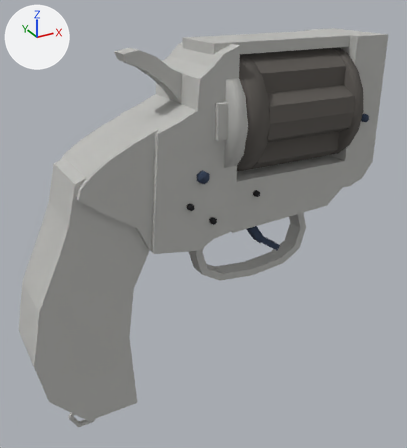
What one commit did to the FBX model POC2/Assets/Models/AssetFactory/firearms_parts_poc/colt_1878/colt_1878_base.fbx.
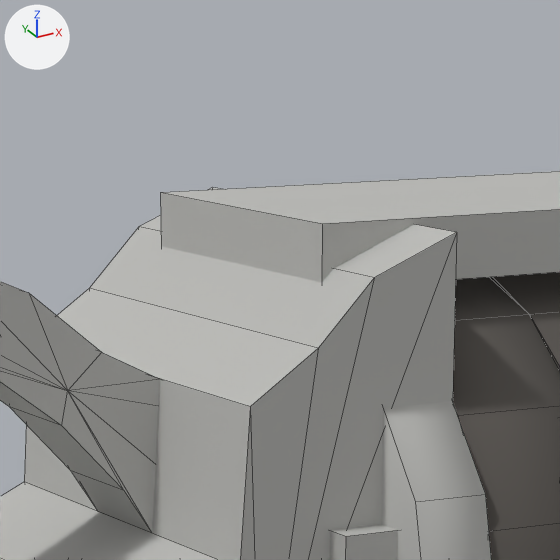
Each version appears first whole from a 50 mm lens placed at (-0.1151, -0.1732, 0.0288), pointed at (-0.0198, 0.0, -0.0578), and next in a close-up on the part from 37% to 64% of the width and 0% to 24% of the height. The axes (+X, +Y, +Z) are drawn at upper left. The lights are the same throughout. The older version's two pictures come first. The close-ups show mesh edges as thin lines. Vertices at exactly the same position are counted once.

Names of what the first close-up shows: 'colt_1878_base'.
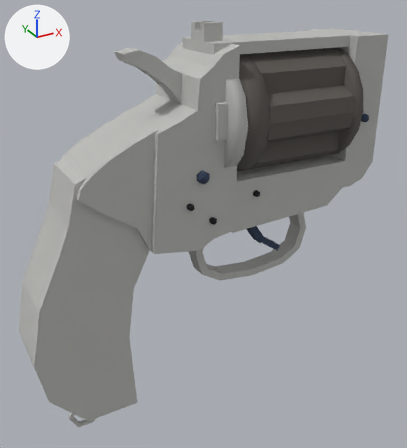
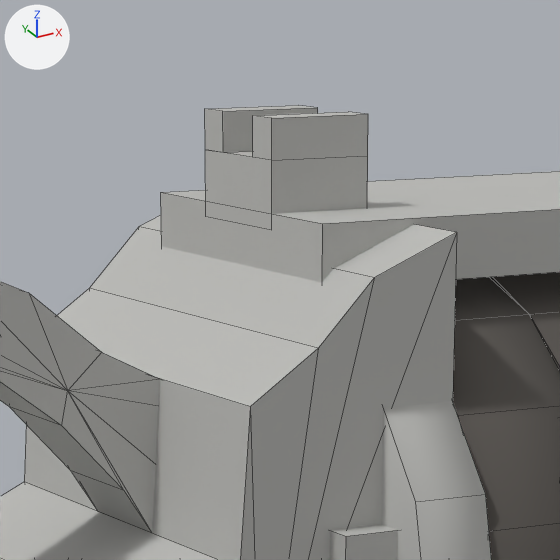
Scene script edits in JSON lines:
```json
{"block": "me_colt_1878_base", "where": "# used by ob_colt_1878_base; location = (0.0, 0.0, 0.0); rotation_euler = (1.571, 0.0, 0.0), in degrees (90, 0, 0)"}
{"op": "remove", "block": "me_colt_1878_base", "code": "me_colt_1878_base.from_pydata(...)  # 470 vertices, 506 faces; spans x -0.0906..0.0494, y -0.1322..0.0093, z -0.0223..0.0223"}
{"op": "add", "block": "me_colt_1878_base", "code": "me_colt_1878_base.from_pydata(...)  # 490 vertices, 524 faces; spans x -0.0906..0.0494, y -0.1322..0.015, z -0.0223..0.0223"}
{"block": "me_colt_1878_base", "change": "me_colt_1878_base part 1: a new loose piece of 20 vertices spanning x -0.0221..-0.0151, y 0.0083..0.015, z -0.0045..0.0045, in mat_c78_nickel (grey #bcbcb8)"}
```

Boxes [x1, y1, x2, y2] around the edits, measured in the close-ups (560 x 560 px):
```json
{"object": "colt_1878_base", "change": "reshaped", "before": [0, 171, 560, 560], "after": [0, 105, 560, 560]}
{"part": 1, "of": "me_colt_1878_base", "change": "added", "after": [205, 105, 368, 214]}
```
